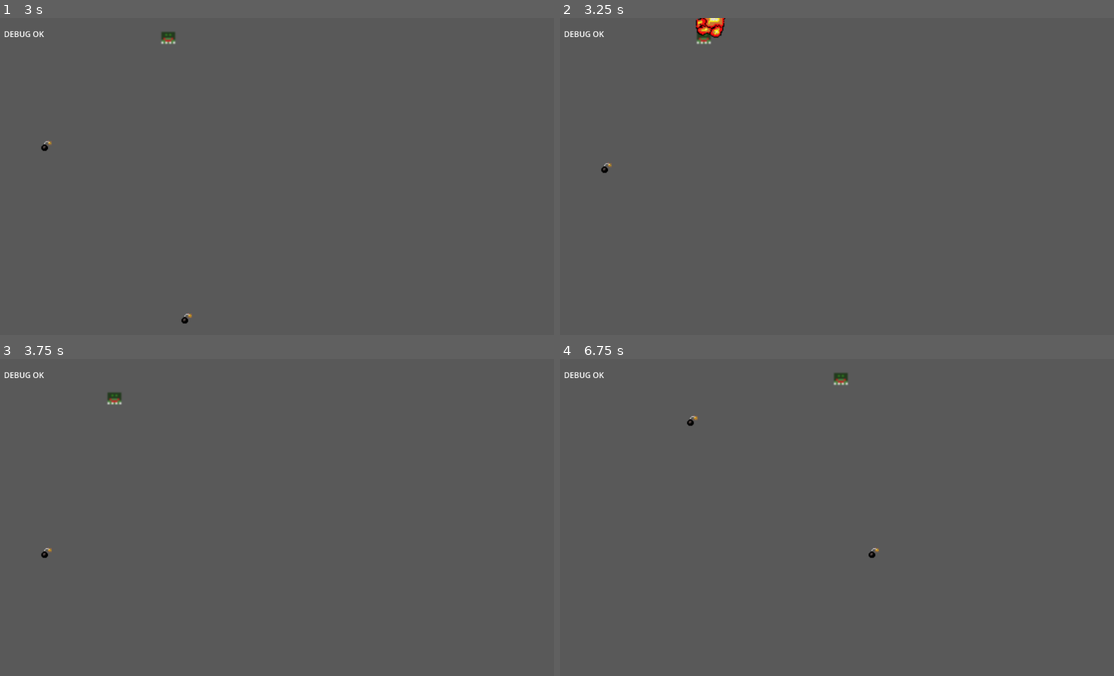
Above: before the commit, frames 1-4 (two rows, left to right).
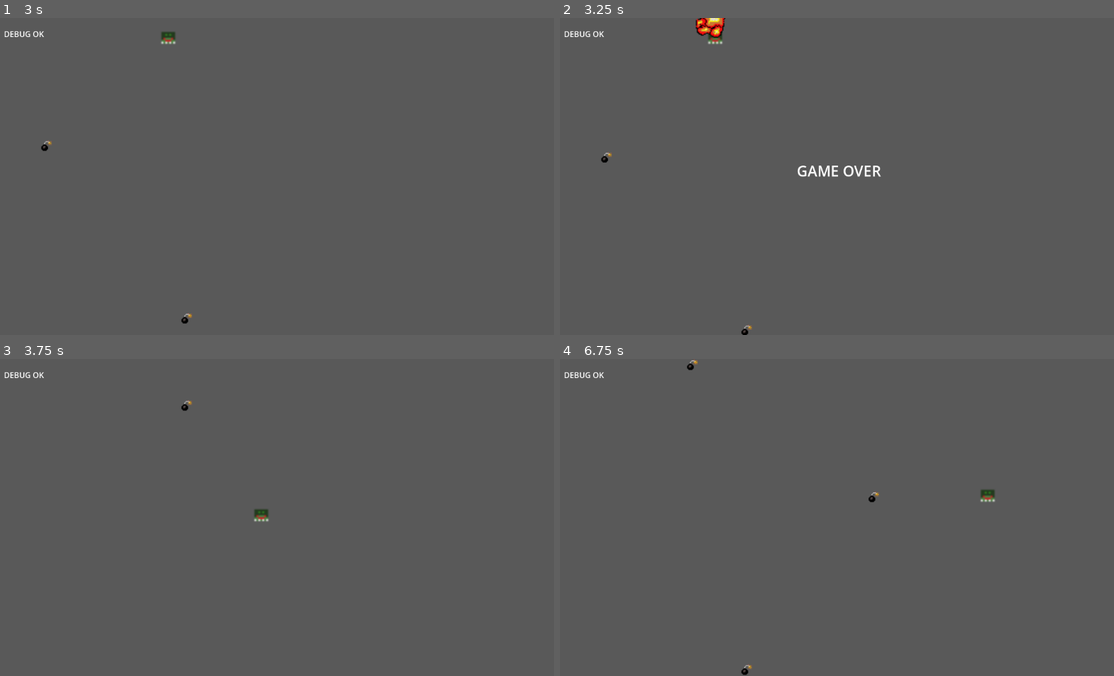
Above: after the commit, the same moments.

Repository: Kidonama/Dodger-v0.1
Game: Godot game, scene res://Scenes/main.tscn
The game is run twice, just before and just after one commit, with the same random seed, the same clock (stepped at 60 frames per second) and the same inputs.
Inputs:
- Up to frame 1 (3 s): tap Enter at 0.5 s; hold Up (ui_up) 0.53-2.03 s; tap R every 0.75 s from 0.6 to 2.85 s; hold Left (ui_left) from 2.03 s (still down)
- Up to frame 2 (3.25 s): keep holding Left (ui_left)
- Up to frame 3 (3.75 s): release Left (ui_left) at 3.53 s; hold Down (ui_down) from 3.53 s (still down); tap R at 3.6 s
- Up to frame 4 (6.75 s): release Down (ui_down) at 4.28 s; hold Right (ui_right) 4.28-5.03 s; tap R every 0.75 s from 4.35 to 6.6 s; hold Up (ui_up) 5.03-5.78 s; hold Right (ui_right) from 5.78 s (still down)

Frame 1 is identical in both runs. In frame 2, 0.5% of the frame differs, in the area x 7-58%, y 4-100%; in frame 3, 0.3%; in frame 4, 0.4%.

Commit message:
feat: add game over and restart system
- Implemented trigger_game_over() in main.gd.
- Added "GAME OVER" label displayed on collision with hazards.
- Introduced restart flow: press R to reset scene.
- Replaced get_tree().paused with Engine.time_scale for consistent freeze.
- Player and hazards now freeze instantly on game over.
- Restart resets time scale and reloads the scene cleanly.

Diff:
--- a/Scenes/hazzard.gd
+++ b/Scenes/hazzard.gd
@@ -32,4 +32,5 @@
 		return
 	triggered = true
 	spawn_explosion()
+	get_tree().current_scene.trigger_game_over() #if get hit = game over
 	queue_free()
--- /dev/null
+++ b/Scenes/main.gd
@@ -0,0 +1,28 @@
+extends Node2D
+
+@onready var game_over_label = $UI_Layer/GameOver   # get the label
+@onready var game_over_overlay = $UI_Layer/ColorRect # optional dark overlay
+var is_game_over := false                            # one-time latch
+
+func trigger_game_over() -> void:
+	# if we already ended, do nothing
+	if is_game_over:
+		return
+	is_game_over = true
+
+	# show UI (no special process modes needed)
+	if game_over_overlay: game_over_overlay.visible = true
+	game_over_label.visible = true
+
+	Engine.time_scale = 0.0                          # << freeze EVERYTHING (physics, timers, _process deltas)
+
+func _unhandled_input(event: InputEvent) -> void:
+	# only allow restart after game over
+	if not is_game_over:
+		return
+
+	# listen for a single key press of R
+	if event is InputEventKey and event.pressed and not event.echo:
+		if event.keycode == KEY_R:
+			Engine.time_scale = 1.0                  # << restore normal time
+			get_tree().reload_current_scene()        # hard reset the scene
--- a/Scenes/main.tscn
+++ b/Scenes/main.tscn
@@ -1,6 +1,7 @@
-[gd_scene load_steps=9 format=3 uid="uid://bnagkyfue6hh1"]
+[gd_scene load_steps=10 format=3 uid="uid://bnagkyfue6hh1"]
 
 [ext_resource type="Script" uid="uid://j00iyaa7y434" path="res://scripts/player.gd" id="1_bo1nx"]
+[ext_resource type="Script" uid="uid://bp4yu26260mkk" path="res://Scenes/main.gd" id="1_kry3j"]
 [ext_resource type="Texture2D" uid="uid://6f80b7i25pgu" path="res://assets/New Piskel-1.png.png" id="2_8gbba"]
 [ext_resource type="PackedScene" uid="uid://c3hqd31xvie3d" path="res://Scenes/hazzard.tscn" id="3_8gbba"]
 [ext_resource type="Script" uid="uid://bm4l2gitd50he" path="res://Scenes/hazard_spawner.gd" id="4_jjvhh"]
@@ -18,6 +19,8 @@
 size = Vector2(22, 21)
 
 [node name="Main" type="Node2D"]
+process_mode = 3
+script = ExtResource("1_kry3j")
 
 [node name="Walls" type="Node2D" parent="."]
 
@@ -112,4 +115,23 @@
 wait_time = 1.5
 autostart = true
 
+[node name="UI_Layer" type="CanvasLayer" parent="."]
+
+[node name="GameOver" type="Label" parent="UI_Layer"]
+visible = false
+anchors_preset = 8
+anchor_left = 0.5
+anchor_top = 0.5
+anchor_right = 0.5
+anchor_bottom = 0.5
+offset_left = -46.0
+offset_top = -24.5
+offset_right = 74.0
+offset_bottom = 45.5
+grow_horizontal = 2
+grow_vertical = 2
+theme_override_font_sizes/font_size = 30
+text = "GAME OVER
+"
+
 [connection signal="timeout" from="UI/HazardSpawner/Timer" to="UI/HazardSpawner" method="_on_timer_timeout"]
Not shown, added: Scenes/main.gd.uid
